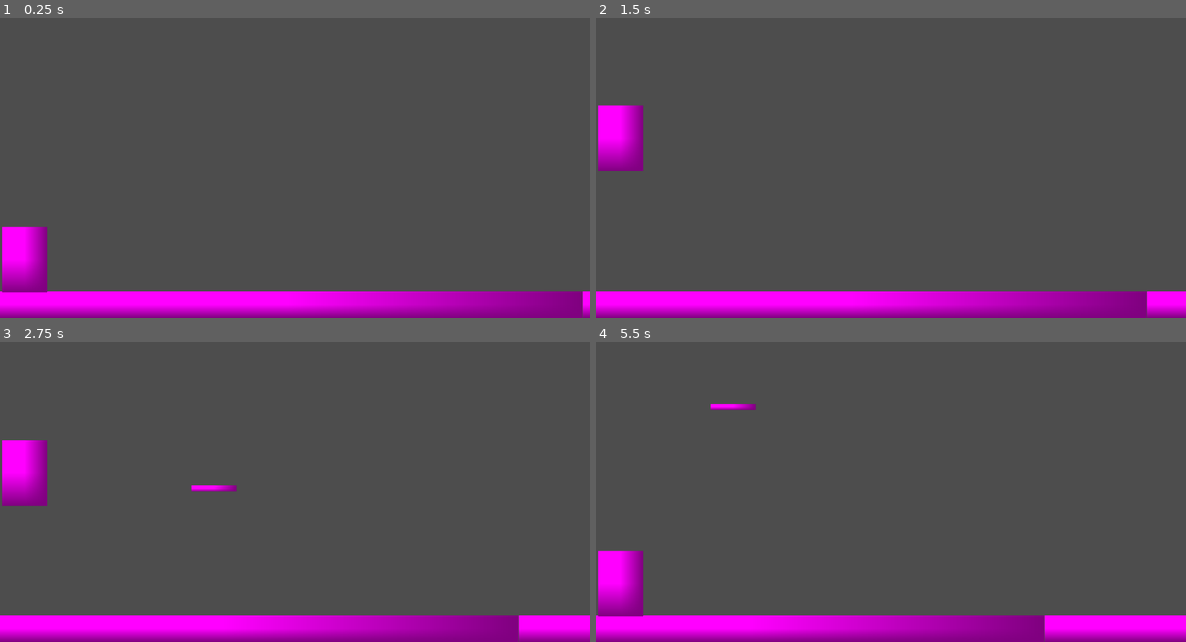
Above: before the commit, frames 1-4 (two rows, left to right).
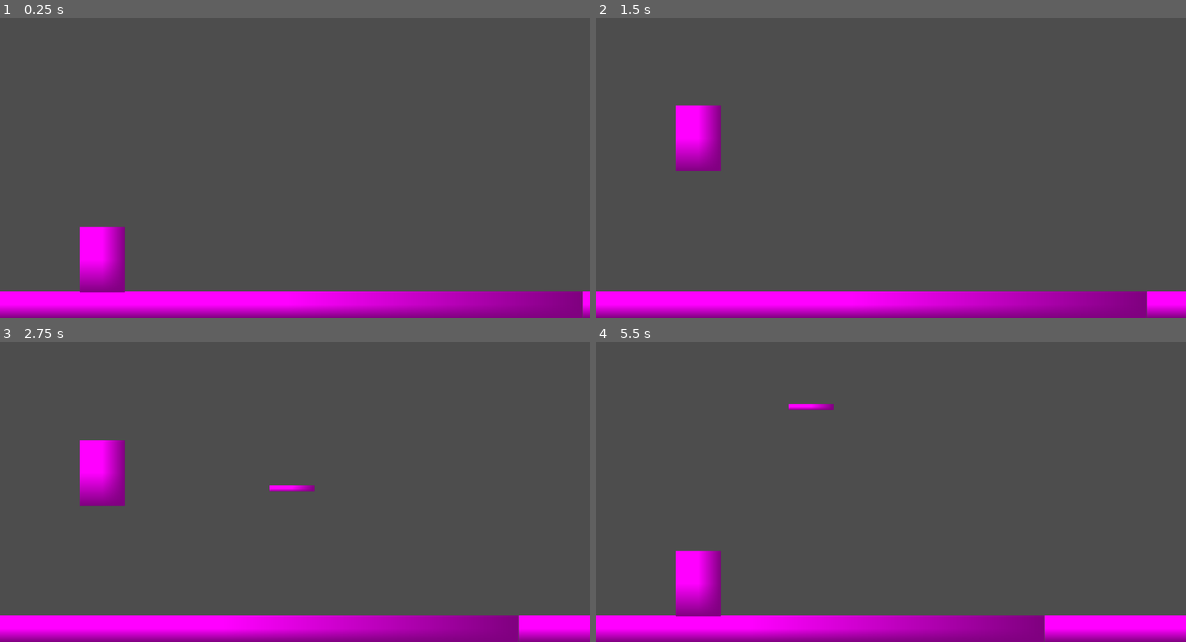
Above: after the commit, the same moments.

Repository: Sacrit38/outlaw-outworld
Game: Godot game, scene res://scenes/main.tscn
The game is run twice, just before and just after one commit, with the same random seed, the same clock (stepped at 60 frames per second) and the same inputs.
Inputs (mouse positions are in pixels of both pictures, inside the frame that each line leads up to):
- Up to frame 1 (0.25 s): no input
- Up to frame 2 (1.5 s): tap Enter at 0.5 s; move the mouse to (1020, 135) at 0.52 s; click (1020, 135) at 0.6 s; tap Space (jump_button) at 0.77 s; move the mouse to (773, 168) at 1.27 s; right-click (773, 168) at 1.35 s
- Up to frame 3 (2.75 s): tap Space (jump_button) at 1.52, 2 s; move the mouse to (354, 402) at 2.02 s; click (354, 402) at 2.1 s
- Up to frame 4 (5.5 s): move the mouse to (861, 543) at 2.77 s; right-click (861, 543) at 2.85 s; tap Space (jump_button) at 3.02, 3.77, 4.52 s; move the mouse to (1068, 525) at 3.52 s; click (1068, 525) at 3.6 s; move the mouse to (714, 426) at 4.27 s; right-click (714, 426) at 4.35 s; move the mouse to (920, 477) at 5.02 s; click (920, 477) at 5.1 s

The runs differ from the first frame. In frame 1, 3.4% of the frame differs, in the area x 0-22%, y 69-92%; in frame 2, 3.3%; in frame 3, 3.7%; in frame 4, 3.7%, in the area x 0-41%, y 20-92%.

Commit message:
fix: mapped input button

Diff:
--- a/scripts/main.gd
+++ b/scripts/main.gd
@@ -1,6 +1,6 @@
 extends Node2D
 
-const outlaw_start := Vector2i(48, 510)
+const outlaw_start := Vector2i(200, 550)
 const camera_start := Vector2i(576, 321)
 
 const speed :float = 50.0
